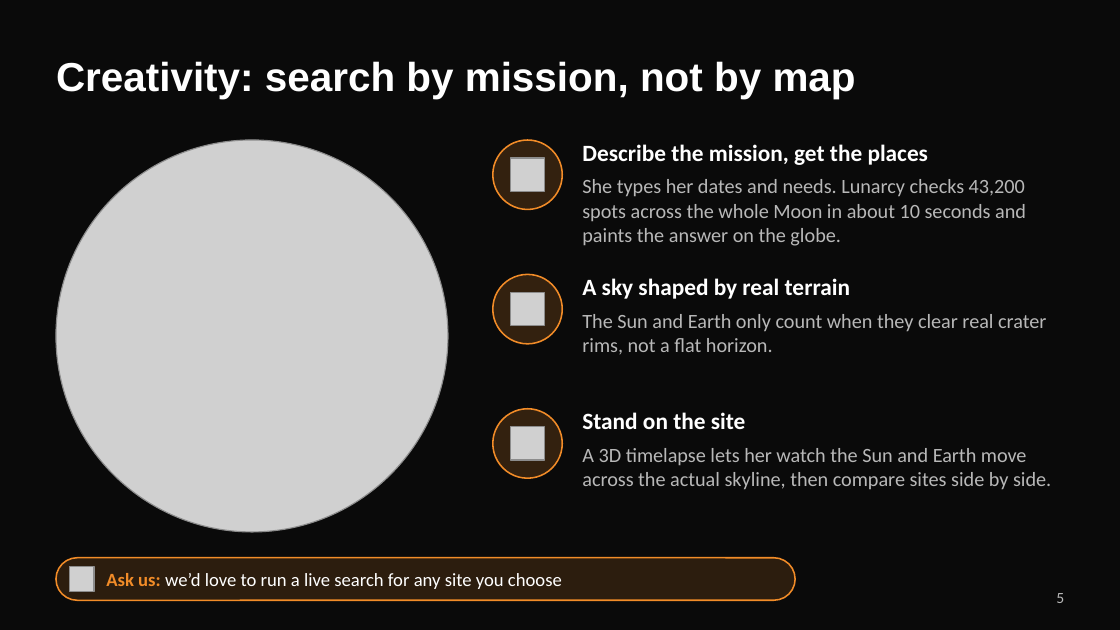
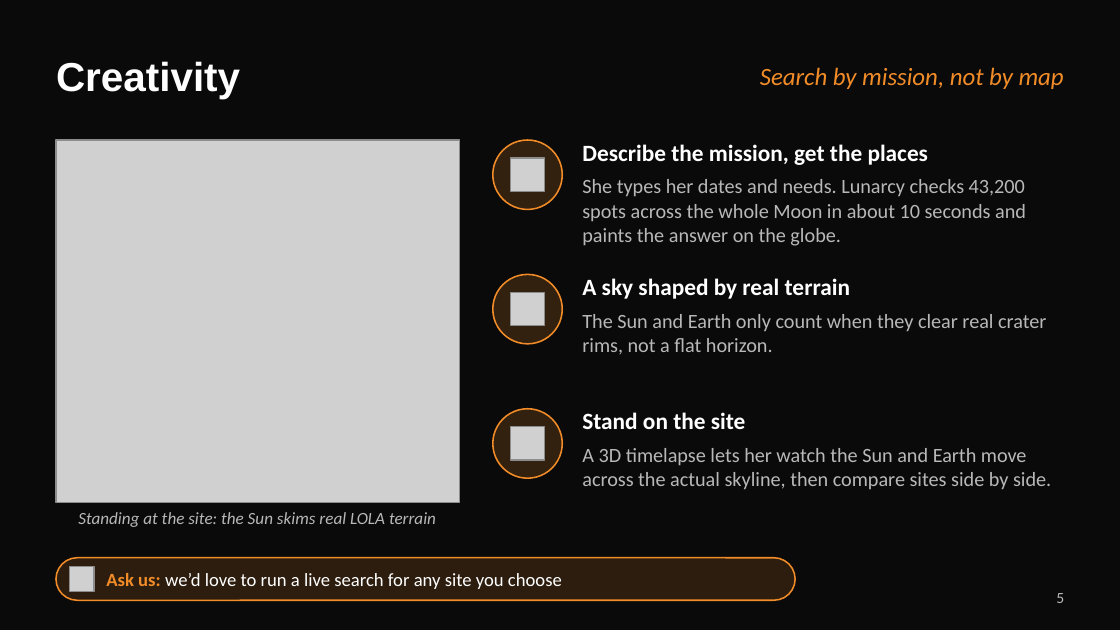
Before and after one commit to McCEwan/Lunarcy, a slide deck: slide 5 of Lunarcy_pitch.pptx. Drawn at 1120x630 pixels with LibreOffice and Linux fonts; fonts in the diff are those of the drawing; grey boxes stand for pictures. Boxes give left, top, right and bottom in pixels: in the first picture for what was removed or moved away, otherwise in the second. Text is boxed around its words. In the diff, an @@ line names an element or a change of style, - is before the commit and + after.

```diff
--- a/Lunarcy_pitch.pptx
+++ b/Lunarcy_pitch.pptx
@@ text at bbox=[760, 67, 1064, 89]: text changed; size 26 to 16 pt; font Arial to Calibri; text colour #FFFFFF to #F28C28; bold off; italic on @@
-Creativity: search by mission, not by map
+Search by mission, not by map
@@ picture: place and size @@
-picture at bbox=[56, 140, 448, 532]
+picture at bbox=[56, 140, 459, 503]
@@ text added at bbox=[78, 512, 436, 527], 11 pt, text #B8B8B8, italic @@
+Standing at the site: the Sun skims real LOLA terrain
```
Also in this commit, not shown: 3 other slides changed, 1 other file.
